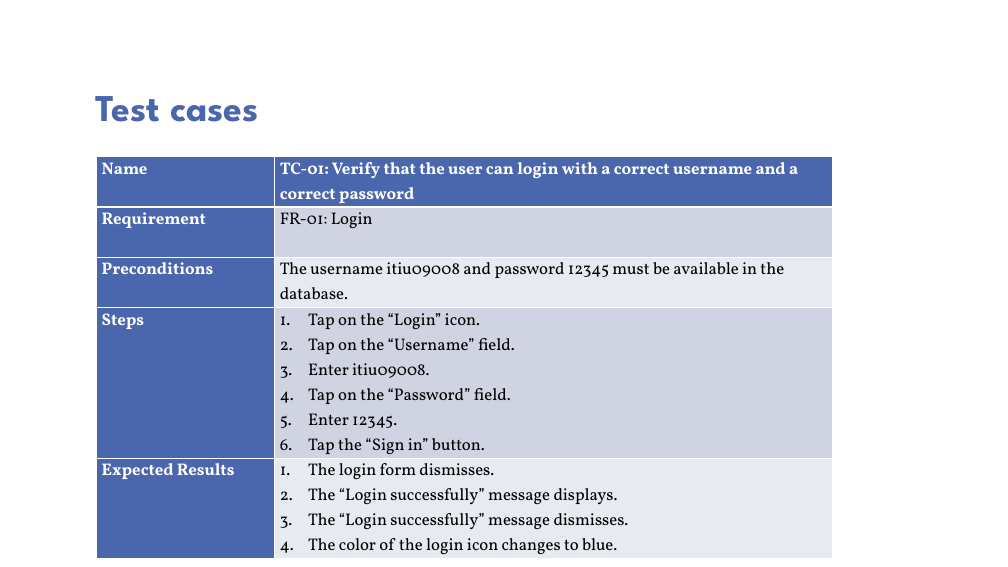
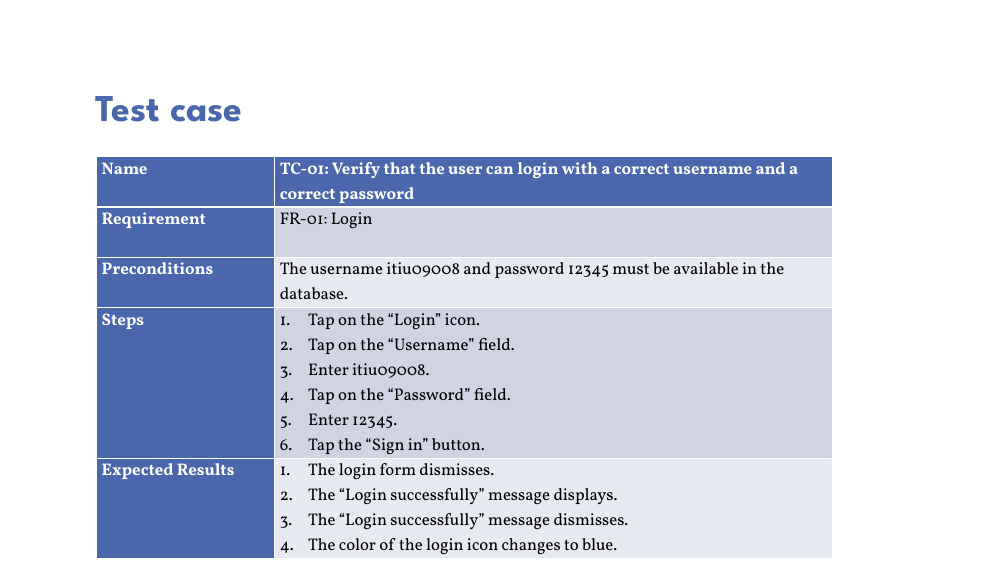
Before and after one commit to huyhung411991/iunotifier, a slide deck: slide 15 of Documents/Presentation - Project Note Sprint 2.pptx (slide 14 before the commit). Drawn at 1008x567 pixels with LibreOffice and Linux fonts; fonts in the diff are those of the drawing; background and template pictures are left out. Boxes give left, top, right and bottom in pixels: in the first picture for what was removed or moved away, otherwise in the second. Text is boxed around its words. In the diff, an @@ line names an element or a change of style, - is before the commit and + after.

```diff
--- a/Documents/Presentation - Project Note Sprint 2.pptx
+++ b/Documents/Presentation - Project Note Sprint 2.pptx
@@ title at (96,96,242,122): text changed @@
-Test cases
+Test case
```
Also in this commit, not shown: 4 other slides changed, 4 slides added, 1 slide removed, 9 other files.
